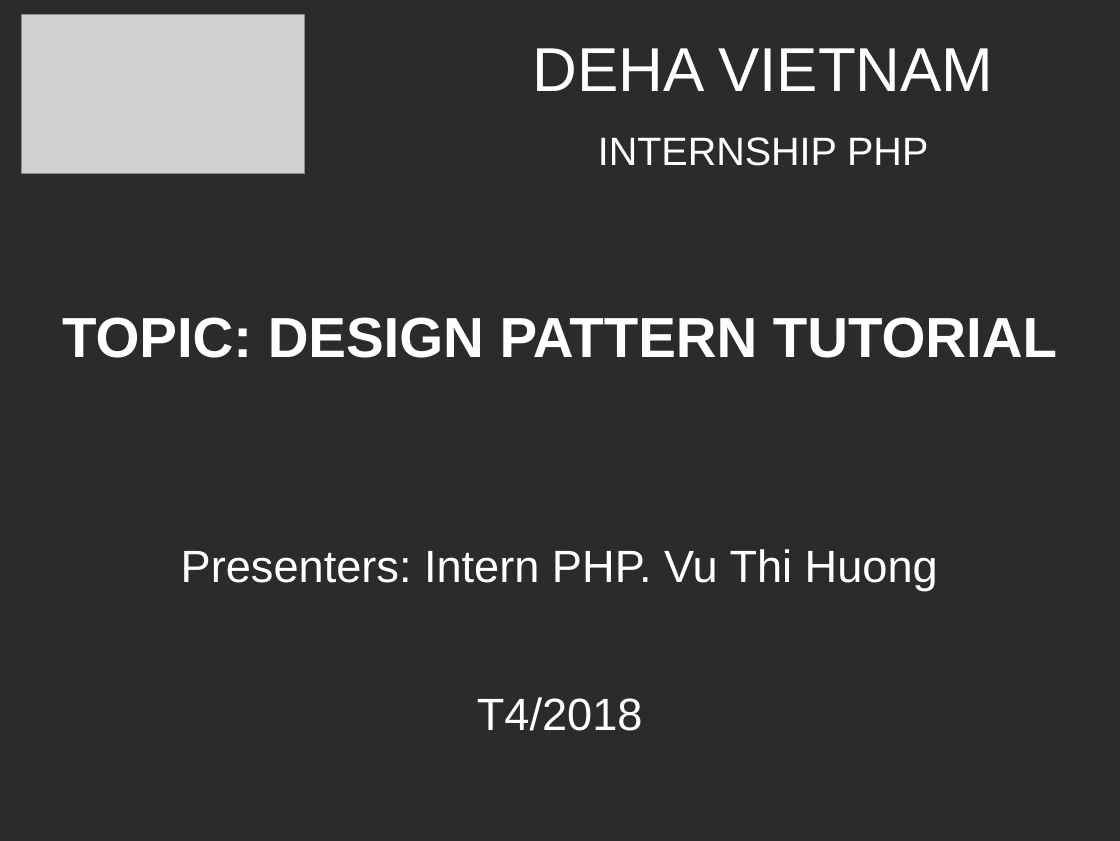
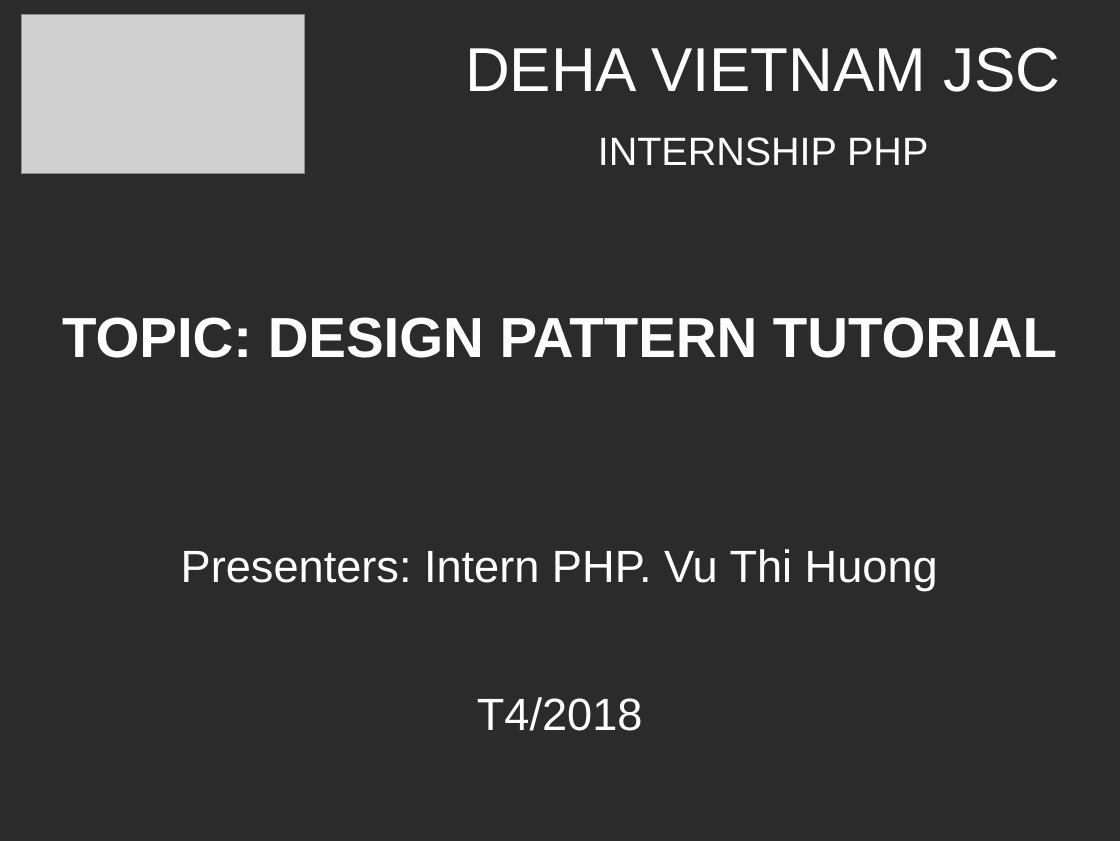
Before and after one commit to huongvt789/design-parttern, a slide deck: slide 1 of design-pattern.odp. Drawn at 1120x841 pixels with LibreOffice and Linux fonts; fonts in the diff are those of the drawing; grey boxes stand for pictures; background and template pictures are left out; a plain dark background stands for a picture behind light text. Boxes give left, top, right and bottom in pixels: in the first picture for what was removed or moved away, otherwise in the second. Text is boxed around its words. In the diff, an @@ line names an element or a change of style, - is before the commit and + after.

```diff
--- a/design-pattern.odp
+++ b/design-pattern.odp
@@ title at box(465, 47, 1061, 166): text changed; size 28 to 43.9 pt @@
-DEHA VIETNAM
-INTERNSHIP PHP
+DEHA VIETNAM JSC
+INTERNSHIP PHP
```
Also in this commit, not shown: 2 other slides changed, 2 slides added, 2 other files.
